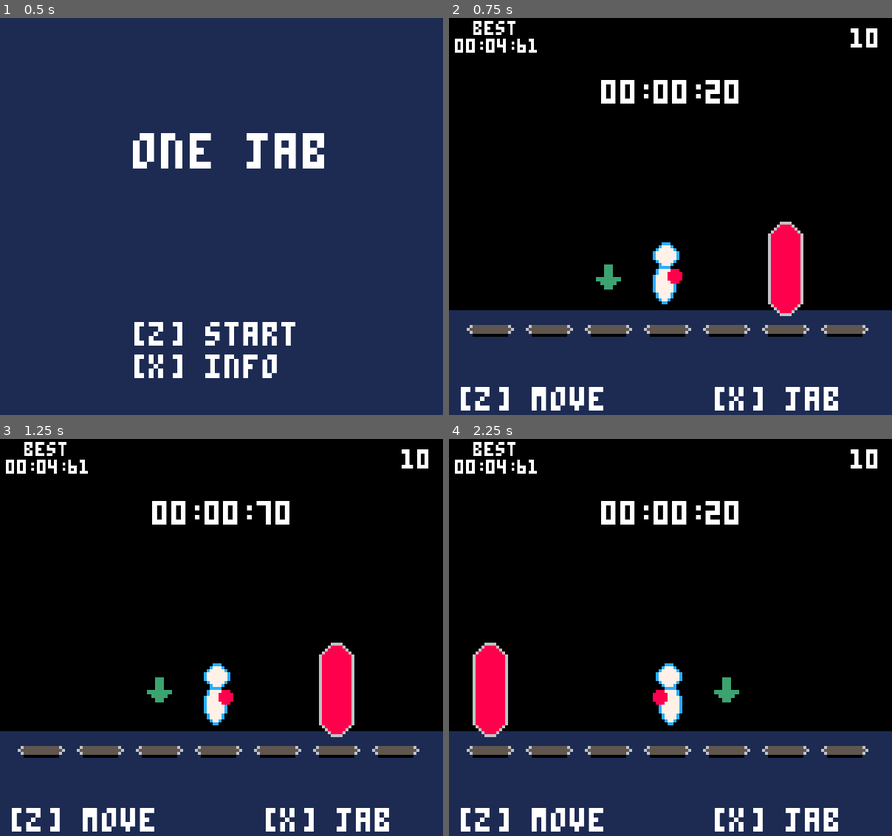
Above: before the commit, frames 1-4 (two rows, left to right).
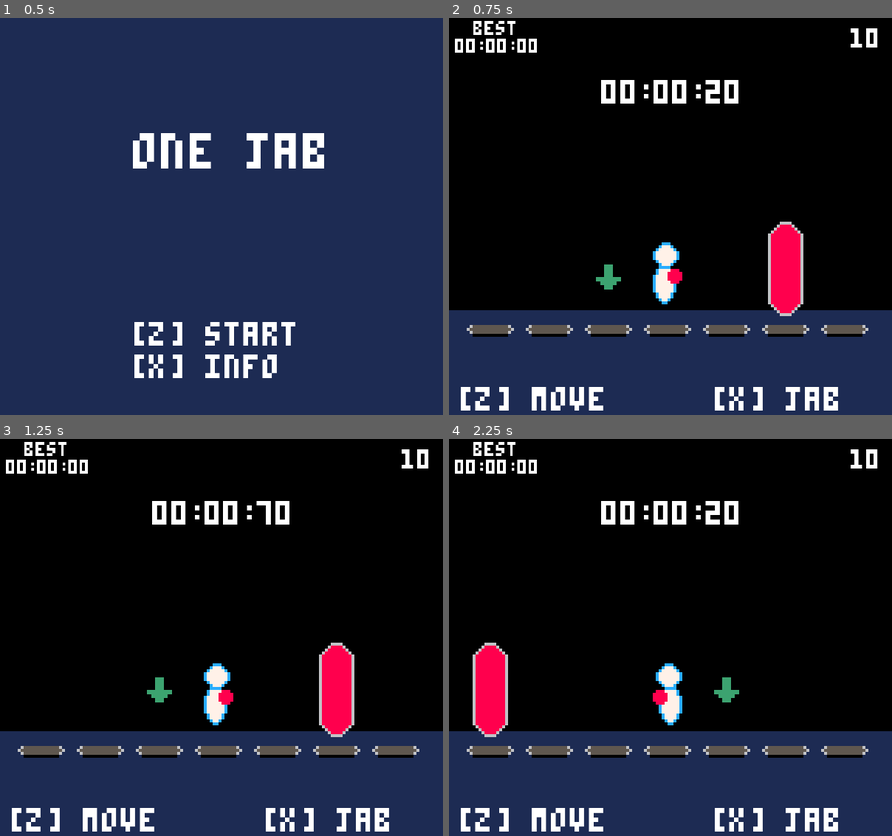
Above: after the commit, the same moments.

Repository: sugarvoid/one-jab
Game: Godot game, scene res://game/scenes/game.tscn
Two runs of this game, one before a commit and one after it. Both use one fixed random seed, a clock stepped at 60 frames per second and the inputs below.
Inputs:
- Up to frame 1 (0.5 s): no input
- Up to frame 2 (0.75 s): tap Enter at 0.5 s; hold Z (move) from 0.53 s (still down)
- Up to frame 3 (1.25 s): keep holding Z (move)
- Up to frame 4 (2.25 s): release Z (move) at 1.28 s; tap X (poke) at 1.35 s; tap Space at 2 s; hold Z (move) from 2.03 s (still down)

Frame 1 is identical in both runs. In frame 2, less than 0.1% of the frame differs, in the area x 10-87%, y 5-95%; in frame 3, less than 0.1%; in frame 4, less than 0.1%.
Error after the commit: Attempt to call function 'get_as_text' in base 'null instance' on a null instance. (res://game/scripts/game.gd:208)

Commit message:
Work on saving (is broken)

Diff:
--- a/game/scripts/game.gd
+++ b/game/scripts/game.gd
@@ -8,7 +8,7 @@
 @onready var stopwatch: Node = get_node("PlayScreen/Stopwatch")
 
 
-const GAME_HISTORY_PATH = "res://game/data/game_history.json"
+const GAME_HISTORY_PATH = "user://game_history.json"
 const HITS_NEEDED: int = 10
 const slots: Array[int] = [
 	14,
@@ -42,6 +42,7 @@
 	switch_screen(0)
 	update_hud()
 	marker.play("default")
+	make_save_file()
 
 
 func _process(_delta: float):
@@ -197,10 +198,15 @@
 		return true
 	return false
 
+func make_save_file():
+	var file = FileAccess.open(GAME_HISTORY_PATH, FileAccess.WRITE)
+	file.close()
+
 func load_history() -> Array:
-	var file = FileAccess.open(GAME_HISTORY_PATH, FileAccess.READ_WRITE)
+	var file = FileAccess.open(GAME_HISTORY_PATH, FileAccess.READ)
 	var test: Array = []
 	var content = file.get_as_text()
+	print(str("contec:",content))
 	file.close()
 	if content != "":
 		test = JSON.parse_string(content)
@@ -208,5 +214,8 @@
 
 func get_best_time() -> String:
 	var data: Array = _game_history
-	data.sort_custom(sort_descending)
-	return data[0].time
+	if data != []:
+		data.sort_custom(sort_descending)
+		return data[0].time
+	else:
+		return "00:00:00"
Not shown, changed: export_presets.cfg
